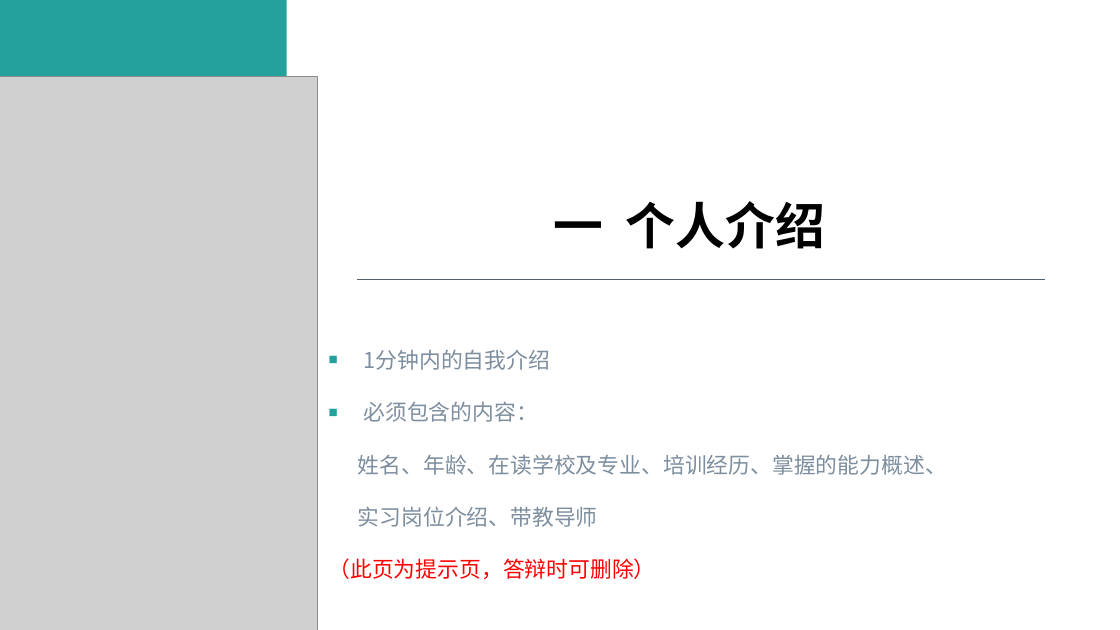
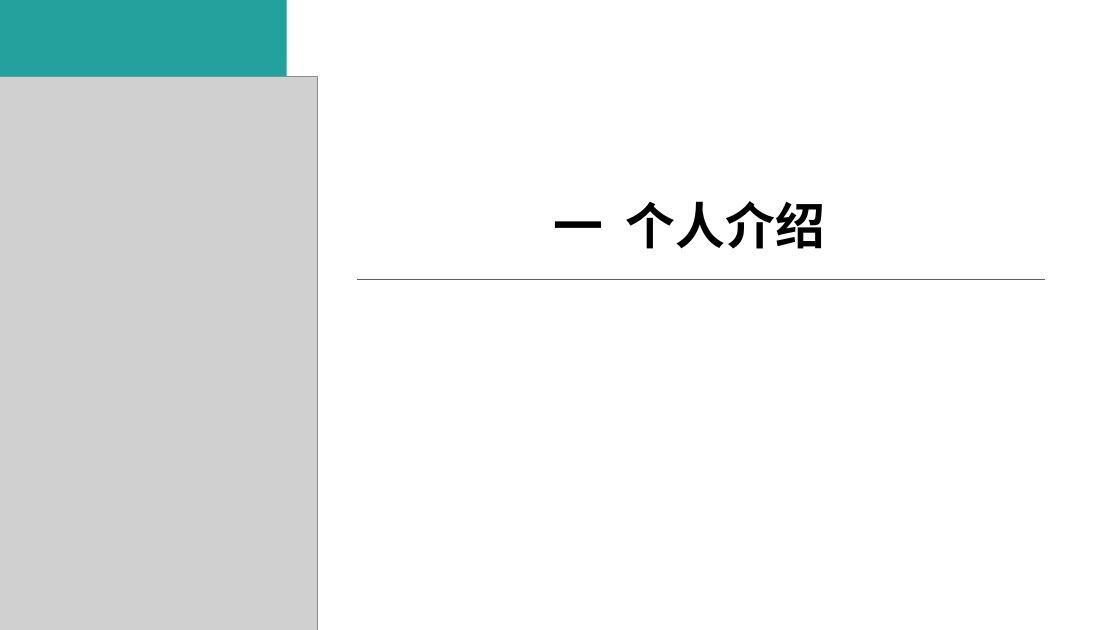
Before and after one commit to Aubwls/dabian, a slide deck: slide 3 of 实习答辩PPT模板-2020.pptx. Drawn at 1120x630 pixels with LibreOffice and Linux fonts; fonts in the diff are those of the drawing; grey boxes stand for pictures. Boxes give left, top, right and bottom in pixels: in the first picture for what was removed or moved away, otherwise in the second. Text is boxed around its words. In the diff, an @@ line names an element or a change of style, - is before the commit and + after.

```diff
--- a/实习答辩PPT模板-2020.pptx
+++ b/实习答辩PPT模板-2020.pptx
@@ text removed at <box>329,350,947,579</box> @@
-■ 1分钟内的自我介绍
-■ 必须包含的内容：
-姓名、年龄、在读学校及专业、培训经历、掌握的能力概述、
-实习岗位介绍、带教导师
-（此页为提示页，答辩时可删除）
```
Also in this commit, not shown: 5 other slides changed.
